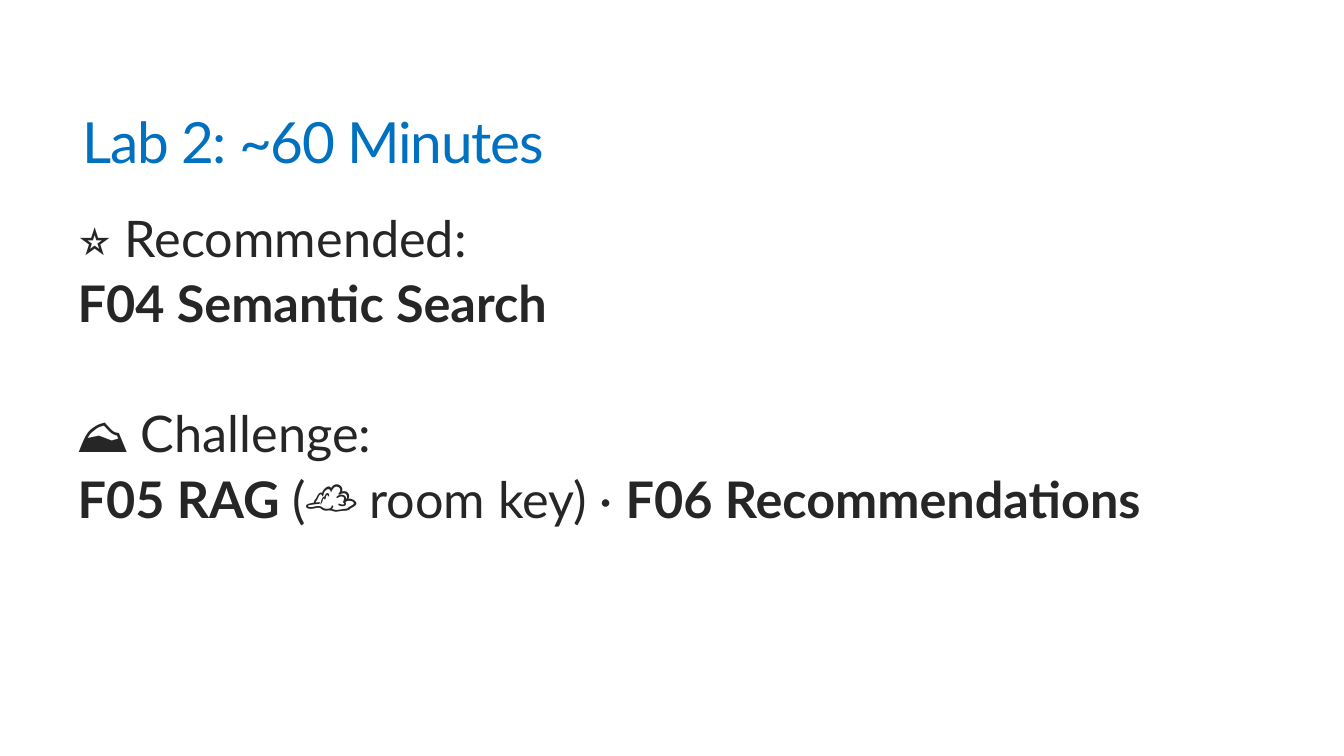
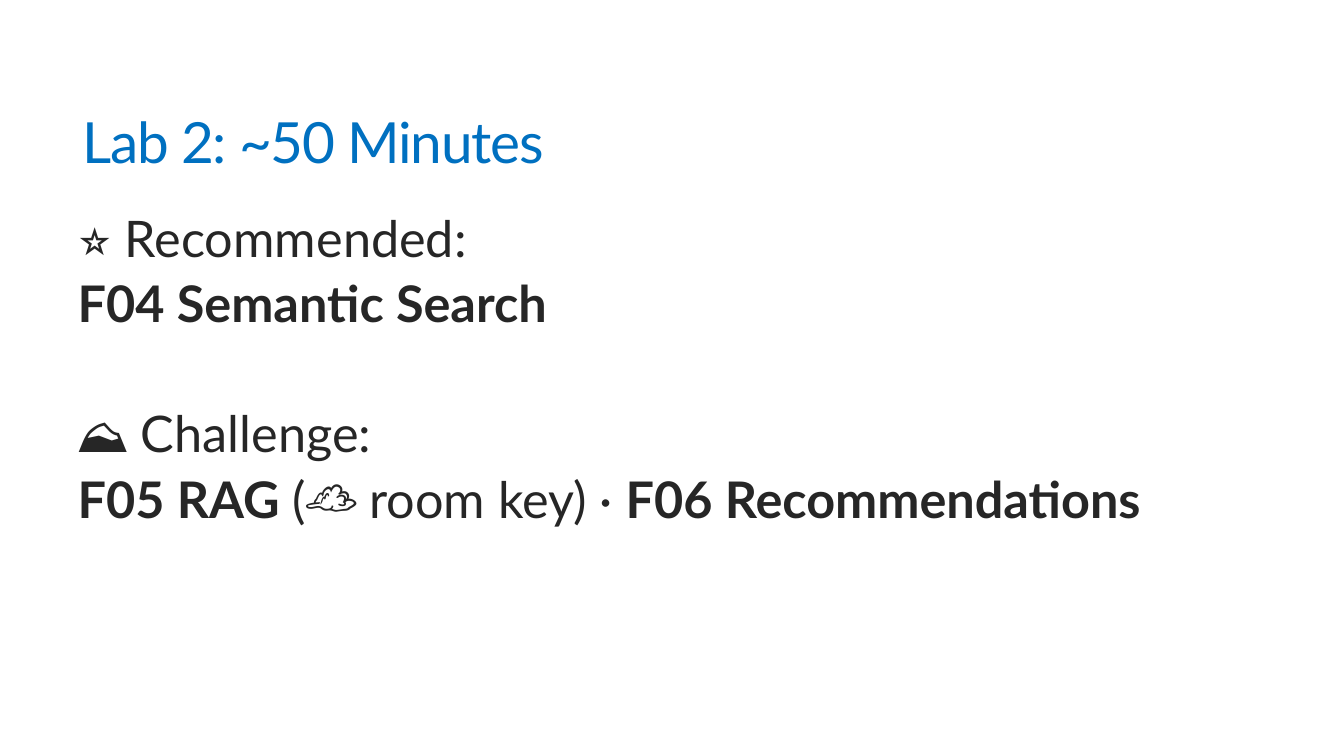
Before and after one commit to trailheadtechnology/10-ai-features-workshop, a slide deck: slide 36 of modules/M2-finding/M2-finding.pptx. Drawn at 1344x756 pixels with LibreOffice and Linux fonts; fonts in the diff are those of the drawing. Boxes give left, top, right and bottom in pixels: in the first picture for what was removed or moved away, otherwise in the second. Text is boxed around its words. In the diff, an @@ line names an element or a change of style, - is before the commit and + after.

```diff
--- a/modules/M2-finding/M2-finding.pptx
+++ b/modules/M2-finding/M2-finding.pptx
@@ title at bbox=[83, 121, 543, 164]: text changed @@
-Lab 2: ~60 Minutes
+Lab 2: ~50 Minutes
```
Also in this commit, not shown: 3 other files.
